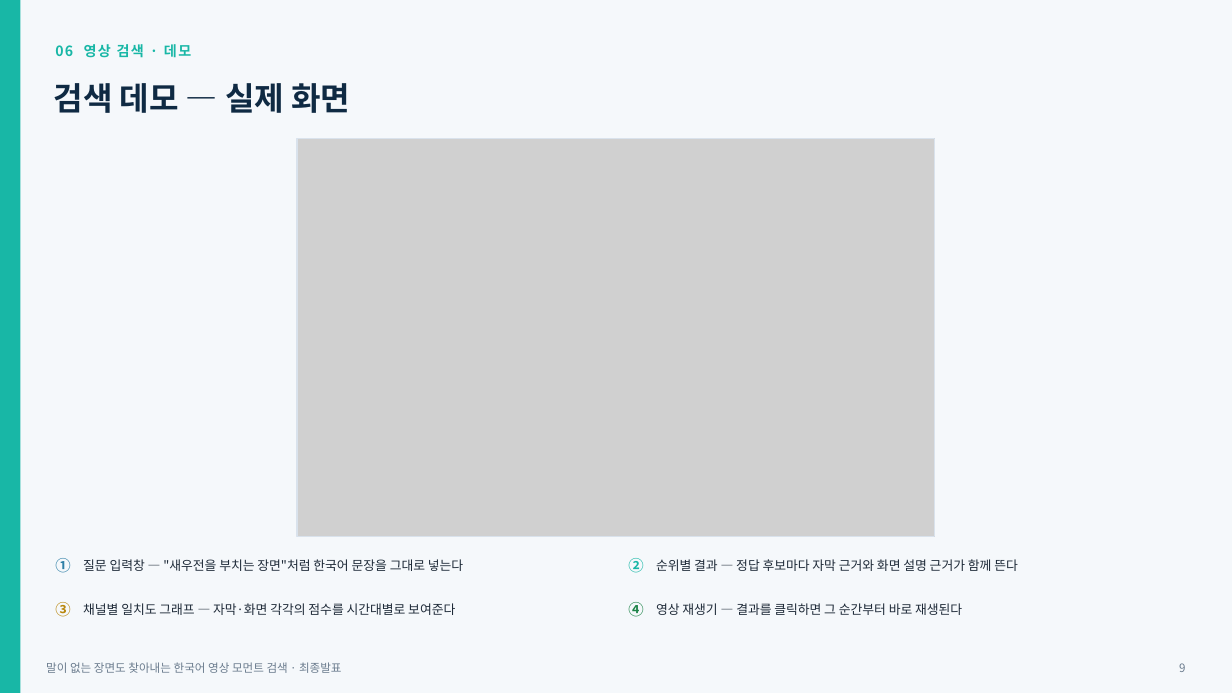
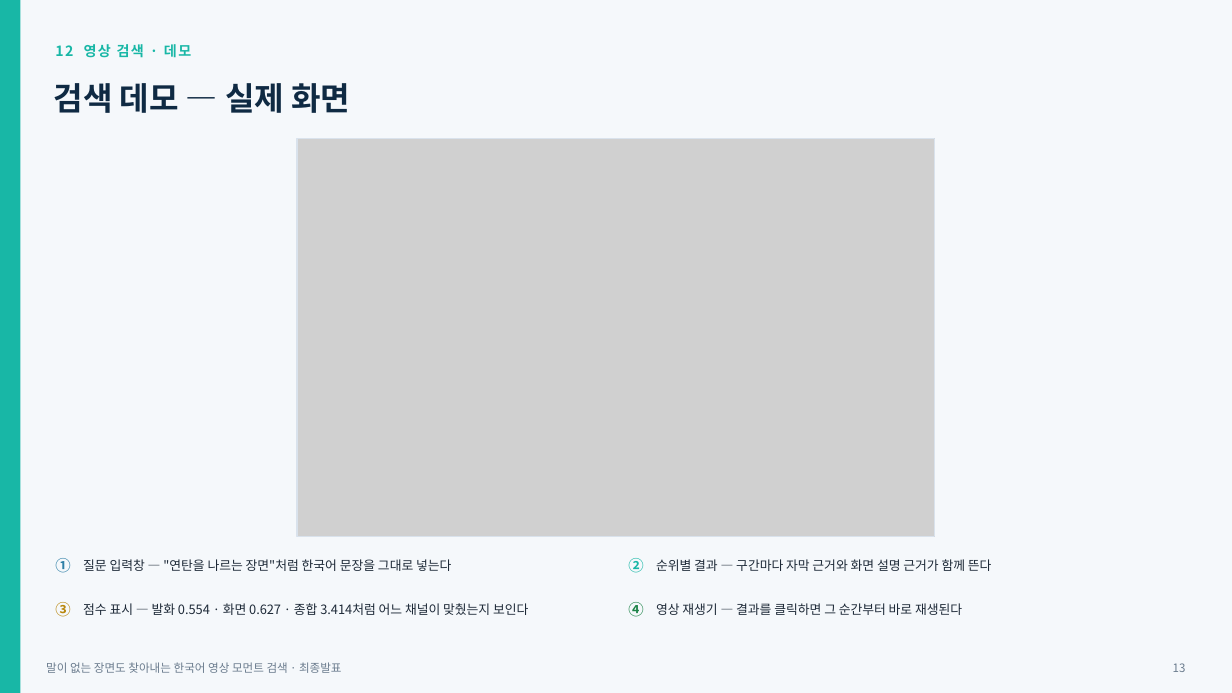
Before and after one commit to jds6511-hash/jds-prj, a slide deck: slide 13 of docs/final_presentation.pptx (slide 9 before the commit). Drawn at 1232x693 pixels with LibreOffice and Linux fonts; fonts in the diff are those of the drawing; grey boxes stand for pictures. Boxes give left, top, right and bottom in pixels: in the first picture for what was removed or moved away, otherwise in the second. Text is boxed around its words. In the diff, an @@ line names an element or a change of style, - is before the commit and + after.

```diff
--- a/docs/final_presentation.pptx
+++ b/docs/final_presentation.pptx
@@ text at (55,44,191,58): text changed @@
-06 영상 검색 · 데모
+12 영상 검색 · 데모
@@ text at (83,559,451,571): text changed @@
-질문 입력창 — "새우전을 부치는 장면"처럼 한국어 문장을 그대로 넣는다
+질문 입력창 — "연탄을 나르는 장면"처럼 한국어 문장을 그대로 넣는다
@@ text at (656,559,992,571): text changed @@
-순위별 결과 — 정답 후보마다 자막 근거와 화면 설명 근거가 함께 뜬다
+순위별 결과 — 구간마다 자막 근거와 화면 설명 근거가 함께 뜬다
@@ text at (83,603,528,615): text changed @@
-채널별 일치도 그래프 — 자막·화면 각각의 점수를 시간대별로 보여준다
+점수 표시 — 발화 0.554 · 화면 0.627 · 종합 3.414처럼 어느 채널이 맞췄는지 보인다
@@ text at (1173,663,1186,672): text changed @@
-9
+13
```
Also in this commit, not shown: 9 other slides changed, 7 slides added, 5 slides removed, 47 other files.
